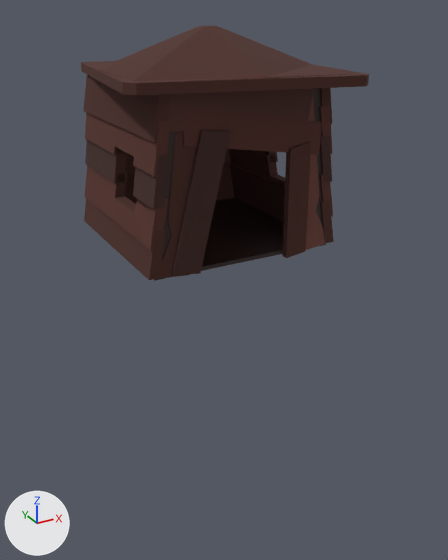
The Blender file game-jam-vt/models/treehouse.blend: old version first, new version second.
Before and after are seen from a 50 mm lens placed at (-7.56, -14.84, 5.88), pointed at (0.57, -0.06, -1.5). Every picture has the same lights, and +X, +Y and +Z are marked at lower left. The picture after the commit comes second.

Names of what the first picture shows: 'Cube.001-col', 'Cube.002-col', 'Cube.003-col', 'Cube.004-col', 'Cube.006-col', 'Cube.007-col', 'Cube.009-col', 'Cube.010-col', 'Cube.012-col', 'Cube.022-col', 'Cube.024-col' and 2 more.
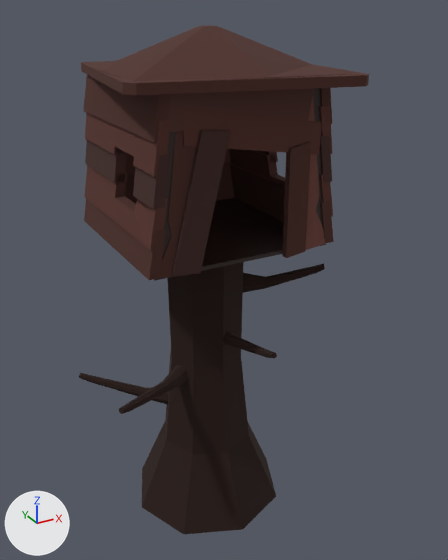
Location of each change, [x1, y1, x2, y2] in pixels of the pictures (448 x 560 px):
```json
{"object": "Cylinder-col", "change": "added", "after": [142, 262, 276, 534]}
{"object": "Cylinder.001", "change": "added", "after": [243, 263, 325, 293]}
{"object": "Cylinder.002", "change": "added", "after": [119, 365, 188, 414]}
{"object": "Cylinder.004", "change": "added", "after": [79, 373, 168, 405]}
{"object": "Cylinder.003", "change": "added", "after": [223, 331, 277, 358]}
```

Edits to the scene script, one JSON object a line:
```json
{"op": "add", "block": "mat_material_007", "code": ["mat_material_007 = principled_material('Material.007')", "mat_material_007.base_color = (0.0291, 0.0131, 0.00969)  # brown #301e19", "mat_material_007.metallic = 0.347", "mat_material_007.roughness = 1.0"]}
{"op": "add", "block": "me_cylinder_004", "code": ["me_cylinder_004 = bpy.data.meshes.new('Cylinder.004')", "me_cylinder_004.from_pydata(...)  # 32 vertices, 26 faces; spans x -1.7..1.0, y -1.0..1.0, z -1.0..8.73", "me_cylinder_004.materials.append(mat_material_007)  # brown #301e19"]}
{"op": "add", "block": "me_cylinder", "code": ["me_cylinder = bpy.data.meshes.new('Cylinder')", "me_cylinder.from_pydata(...)  # 32 vertices, 26 faces; spans x -2.03..2.03, y -2.03..2.03, z -6.64..1.0", "me_cylinder.materials.append(mat_material_007)  # brown #301e19"]}
{"op": "add", "block": "ob_cylinder_004", "code": ["ob_cylinder_004 = bpy.data.objects.new('Cylinder.004', me_cylinder_004)", "ob_cylinder_004.location = (-0.99, 0.79, -5.58)", "ob_cylinder_004.rotation_euler = (-0.627, -1.571, 0.0)  # degrees (-36, -90, 0)", "ob_cylinder_004.scale = (-0.341, 0.341, 0.341)"]}
{"op": "add", "block": "ob_cylinder_003", "code": ["ob_cylinder_003 = bpy.data.objects.new('Cylinder.003', me_cylinder_004.copy())", "ob_cylinder_003.location = (0.22, -0.23, -2.9)", "ob_cylinder_003.rotation_euler = (1.642, -1.571, 0.0)  # degrees (94, -90, 0)", "ob_cylinder_003.scale = (-0.341, 0.341, 0.341)"]}
{"op": "add", "block": "ob_cylinder_002", "code": ["ob_cylinder_002 = bpy.data.objects.new('Cylinder.002', me_cylinder_004.copy())", "ob_cylinder_002.location = (-0.94, -0.23, -4.18)", "ob_cylinder_002.rotation_euler = (0.595, -1.571, 0.0)  # degrees (34, -90, 0)", "ob_cylinder_002.scale = (-0.341, 0.341, 0.341)"]}
{"op": "add", "block": "ob_cylinder_001", "code": ["ob_cylinder_001 = bpy.data.objects.new('Cylinder.001', me_cylinder_004.copy())", "ob_cylinder_001.location = (1.17, -0.23, -1.66)", "ob_cylinder_001.rotation_euler = (0.55, 1.571, 0.0)  # degrees (32, 90, 0)", "ob_cylinder_001.scale = (0.376, 0.34, 0.271)"]}
{"op": "add", "block": "ob_cylinder_col", "code": ["ob_cylinder_col = bpy.data.objects.new('Cylinder-col', me_cylinder)", "ob_cylinder_col.location = (0.03, 0.15, -1.15)", "ob_cylinder_col.scale = (1.19, 1.19, 1.19)"]}
```
